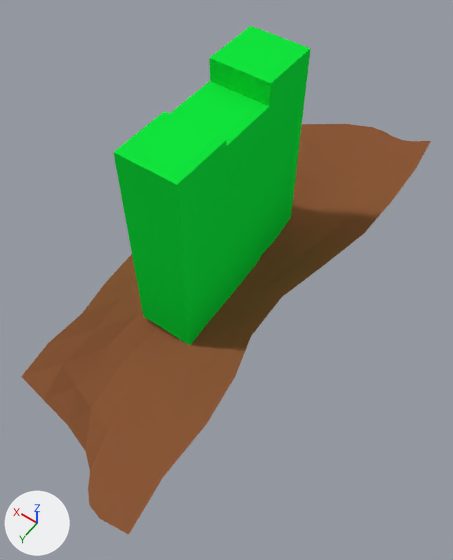
One commit to the Blender file Wos/mockup/basin.blend: the scene before it, then after it.
One viewpoint serves both versions: a camera (50 mm lens) standing at (-8.27, 11.18, 17.13) and looking at (-1.41, 1.57, 2.04). The axes (+X, +Y, +Z) are drawn at lower left. The lights are the same throughout.

The first picture shows 'литосфера', 'северный сосед', 'тазик', 'южный сосед'.
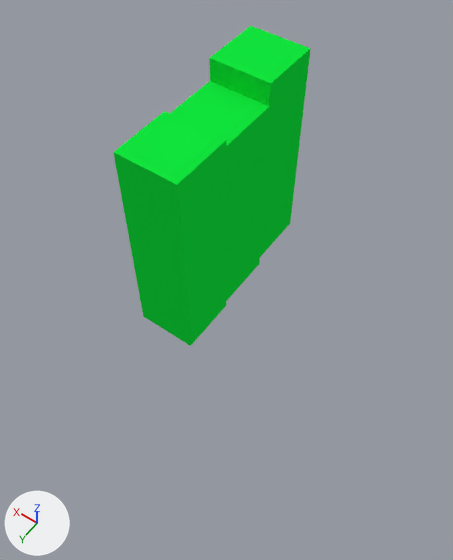
Location of each change, [x1, y1, x2, y2] in pixels of the pictures (453 x 560 px):
```json
{"object": "литосфера", "change": "hidden", "before": [21, 124, 431, 535], "on screen": "brown"}
```

The change, as JSON lines over the scene's bpy script:
```json
{"op": "add", "block": "ob_литосфера", "code": "ob_литосфера.hide_viewport = True"}
```
